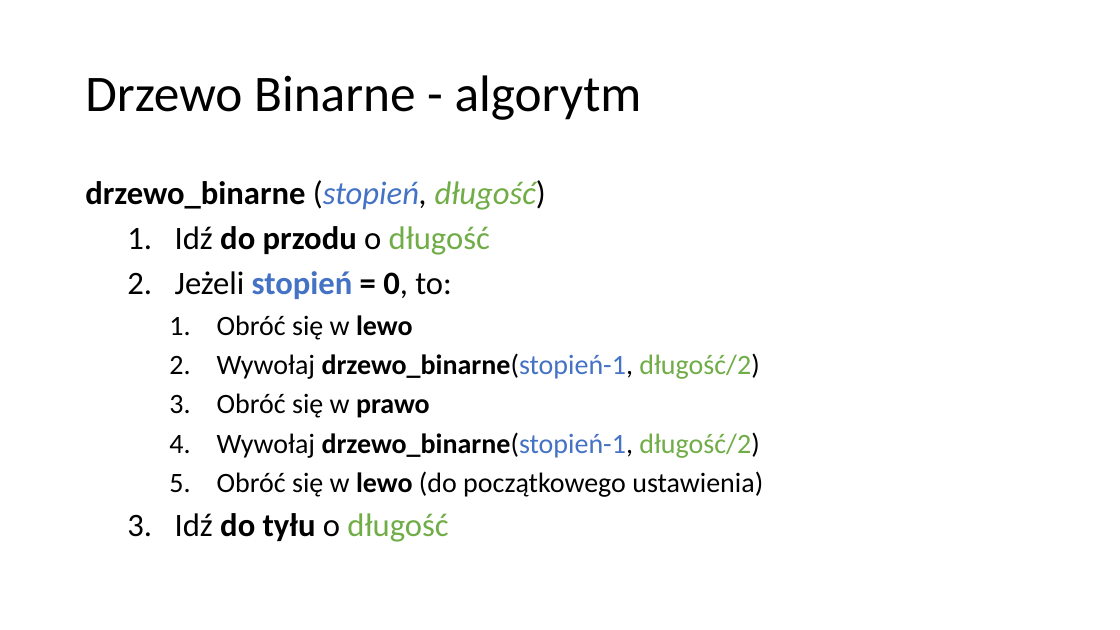
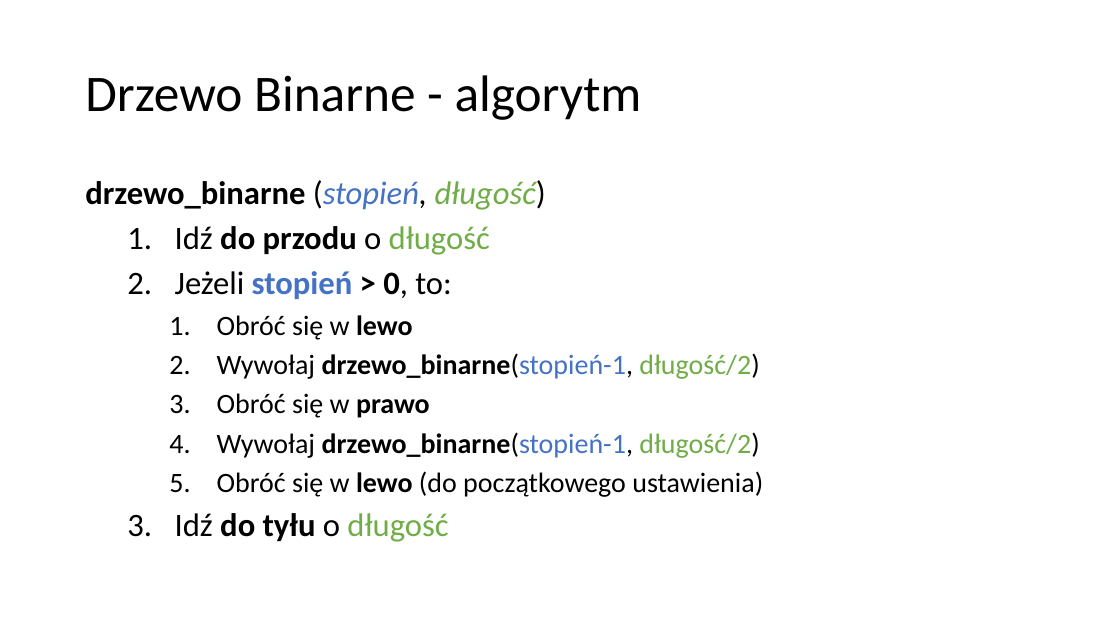
Before and after one commit to blackbat13/CS-HTiEW, a slide deck: slide 19 of Wprowadzenie do rekurencji/III. Wprowadzenie do rekurencji/Drzewo Binarne - algorytm.pptx (slide 18 before the commit). Drawn at 1120x630 pixels with LibreOffice and Linux fonts; fonts in the diff are those of the drawing. Boxes give left, top, right and bottom in pixels: in the first picture for what was removed or moved away, otherwise in the second. Text is boxed around its words. In the diff, an @@ line names an element or a change of style, - is before the commit and + after.

```diff
--- a/Wprowadzenie do rekurencji/III. Wprowadzenie do rekurencji/Drzewo Binarne - algorytm.pptx
+++ b/Wprowadzenie do rekurencji/III. Wprowadzenie do rekurencji/Drzewo Binarne - algorytm.pptx
@@ text at [175,271,452,299]: text changed @@
-  2. Jeżeli stopień = 0, to:
+  2. Jeżeli stopień > 0, to:
```
Also in this commit, not shown: 5 other slides changed, 1 slide added.
